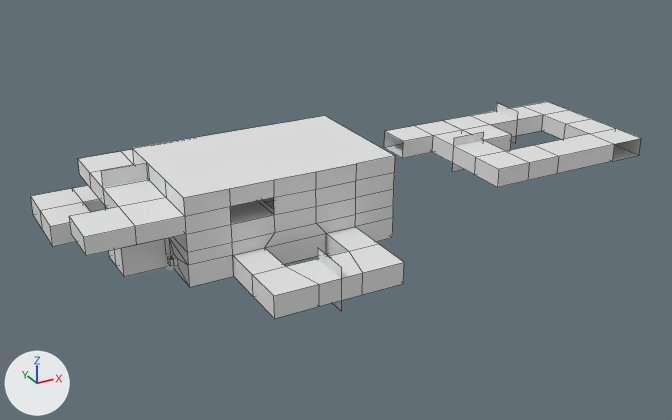
Before and after pictures for a commit that changed the Blender file Puzzle Game/Assets/Models/Level 1.blend.
Before and after are seen from a 50 mm lens placed at (-48.8, -109.6, 55.9), pointed at (13.7, 4.1, -0.9). Every picture has the same lights, and +X, +Y and +Z are marked at lower left. Mesh edges are drawn as thin lines on the coarser meshes.

The first picture shows 'Pair 1', 'Room 1', 'Room 2'.
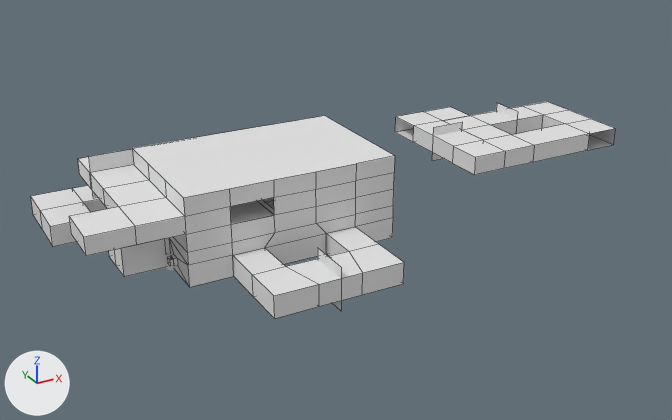
Changed parts and their boxes (x1, y1, x2, y2) in the pictures (672 x 420 px; the box of a moved part takes in the faces that stretch with it):
'Room 2', reshaped (14% narrower, 14% shorter)
    before: (384, 102, 641, 187)
    after: (395, 102, 616, 175)
'Pair 1', mesh moved
    before: (101, 132, 484, 209)
    after: (89, 122, 462, 198)
part 1 of me_plane_001, moved or reshaped
    before: (384, 121, 641, 187)
    after: (395, 107, 616, 175)
part 3 of me_plane, added
    after: (69, 157, 184, 237)
part 4 of me_plane, added
    after: (70, 148, 395, 287)
part 5 of me_plane, added
    after: (78, 159, 91, 188)

The change, as a list of edits to the scene's bpy script:
```text
Change me_plane:
    used by ob_room_1; location = (0.0, 0.0, 0.0); scale = (15.0, 10.0, 10.0)
    remove me_plane.from_pydata(...)  # 213 vertices, 198 faces; spans x -1.82..1.82, y -2.22..2.22, z 0.0..1.22
    add me_plane.from_pydata(...)  # 343 vertices, 201 faces; spans x -1.82..1.82, y -2.22..2.22, z 0.0..1.22
    me_plane part 3: a new loose piece of 16 vertices spanning x -1.82..-0.2, y -1.0..1.61, z 0.98
    me_plane part 4: 77 vertices added at x -1.82..1.0, y -1.0..1.0, z 0.0..1.22
    me_plane part 5: 2 vertices added at x -1.41, y 1.61, z 0.73..0.98
Change me_plane_001:
    used by ob_room_2; location = (42.7, 0.0, 0.0); scale = (15.0, 10.0, 10.0)
    remove me_plane_001.from_pydata(...)  # 56 vertices, 52 faces; spans x -0.62..1.82, y -0.22..2.22, z 0.0..0.3
    add me_plane_001.from_pydata(...)  # 56 vertices, 52 faces; spans x -0.21..1.82, y 0.39..2.83, z 0.0..0.3
    me_plane_001 part 1
    18 vertices are removed from x -0.62..1.82, y -0.22..2.22, z 0.0..0.3
    31 faces are deleted
    4 vertices are added at (0.6, 2.22, 0.0), (0.6, 2.22, 0.3), (0.6, 2.83, 0.0), (0.6, 2.83, 0.3)
    14 new vertices lie (0.0, 0.61, 0.0) away from vertices in x -0.21..1.82, y 0.39..2.22, z 0.0..0.3
    31 new faces join them
Change me_plane_002:
    where me_plane_002.from_pydata(...)  # 8 vertices, 2 faces; spans x -63.6..3.0, y -3.0..10.5, z -3.0..3.0
    used by ob_pair_1; location = (42.5, 7.0, 1.5); rotation_euler = (1.571, 0.0, 0.0), in degrees (90, 0, 0)
    me_plane_002 part 2: the whole mesh is moved by (0.0, 0.0, -6.1)
```
